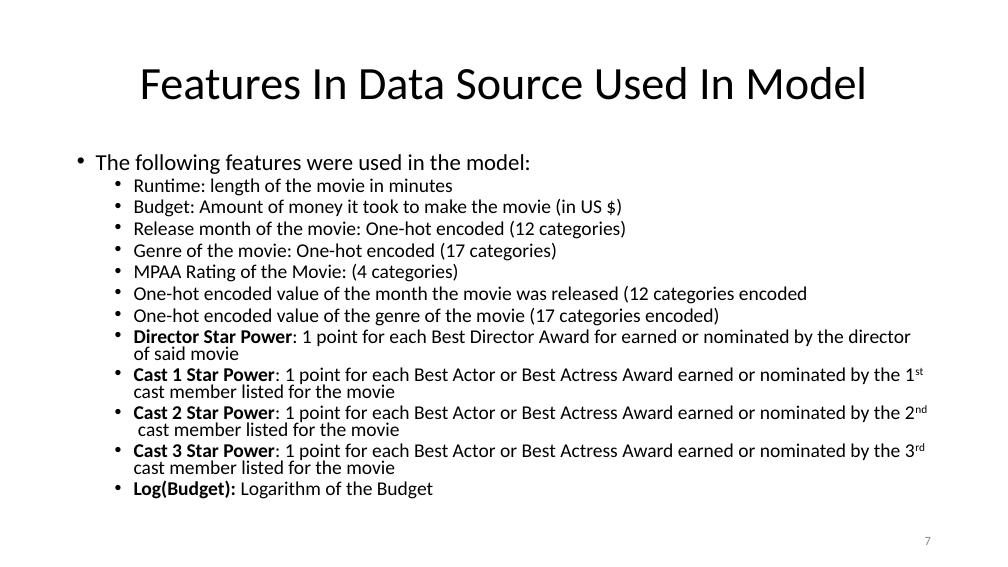
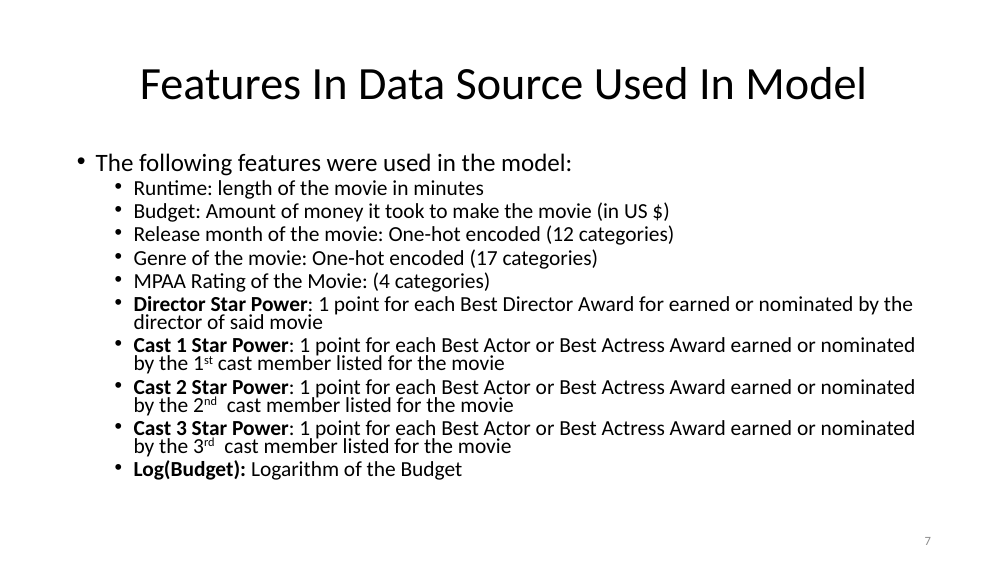
Before and after one commit to michael-a-green/Metis_Project2, a slide deck: slide 7 of Michael_Green_Metis_Project2.pptx. Drawn at 1008x567 pixels with LibreOffice and Linux fonts; fonts in the diff are those of the drawing. Boxes give left, top, right and bottom in pixels: in the first picture for what was removed or moved away, otherwise in the second. Text is boxed around its words. In the diff, an @@ line names an element or a change of style, - is before the commit and + after.

Commit message:
updated slides

```diff
--- a/Michael_Green_Metis_Project2.pptx
+++ b/Michael_Green_Metis_Project2.pptx
@@ text "The following features were used ..." at (96,153,916,480): size 21.7 to 23.8 pt in "The following features were used in the ..."; size 18.6 to 20.4 pt @@
@@ text at (134,286,808,326): paragraphs removed @@
-  • One-hot encoded value of the month the movie was released (12 categories encoded
-  • One-hot encoded value of the genre of the movie (17 categories encoded)
```
Also in this commit, not shown: 1 other file.
